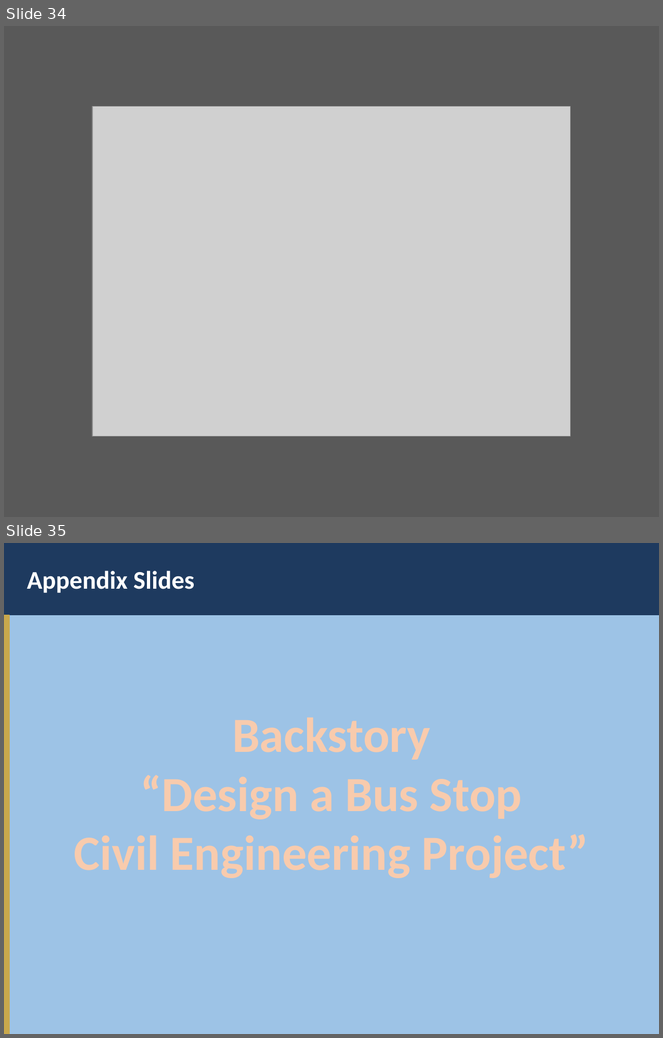
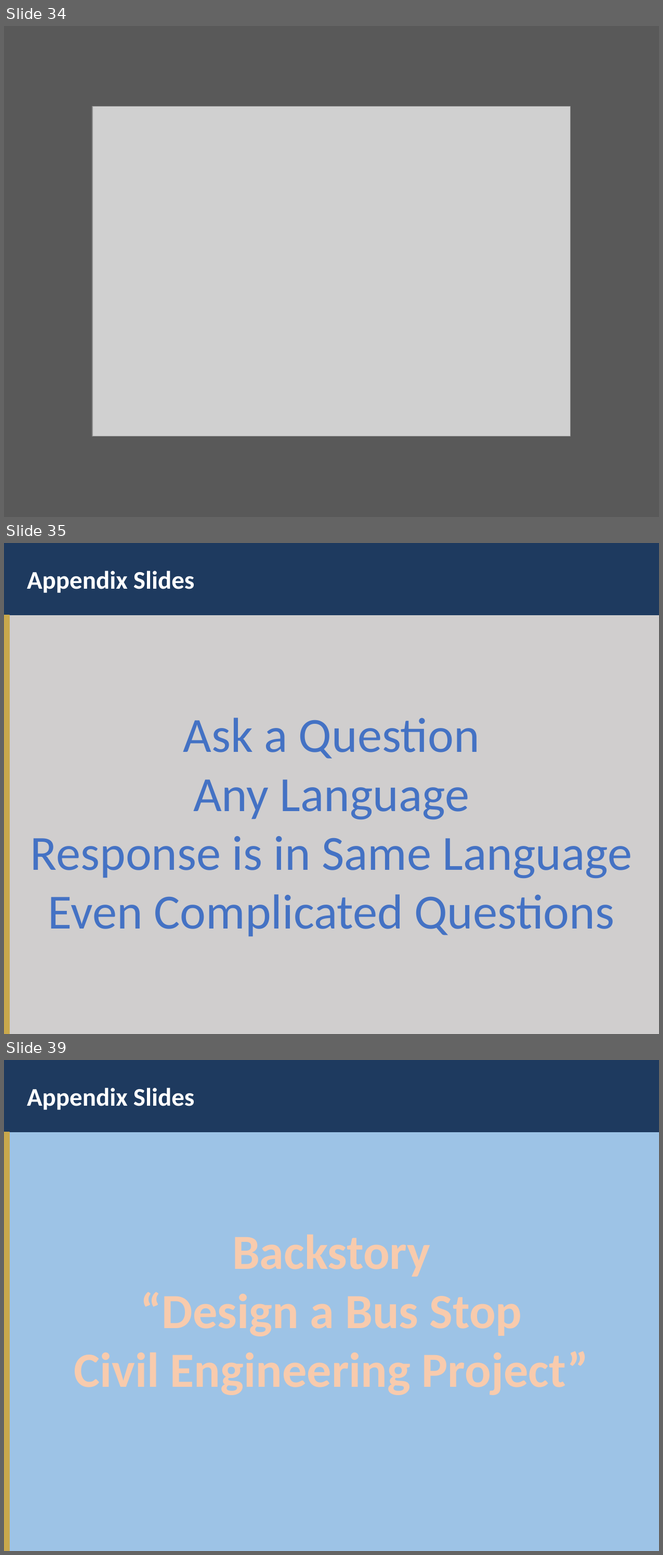
Before and after one commit to jweisenfeld/AI, a slide deck: pmc1/PMC-AI-Technical-Overview.pptx. Shown one above the other, each under a label of ours: slides 34 and 35 before the commit, slides 34, 35 and 39 after it; the slides between them are not shown. The pictures are 663x1038 and 663x1555 pixels, drawn with LibreOffice and Linux fonts; fonts in the diff are those of the drawing; grey boxes stand for pictures. Boxes give left, top, right and bottom in pixels: in the first picture for what was removed or moved away, otherwise in the second. Text is boxed around its words. In the diff, an @@ line names an element or a change of style, - is before the commit and + after.

```diff
--- a/pmc1/PMC-AI-Technical-Overview.pptx
+++ b/pmc1/PMC-AI-Technical-Overview.pptx
@@ slide 35 added at (4,543,659,1034), background #D0CECE @@
@@ rectangle added at (4,543,659,615), fill #1E3A5F, outline #1E3A5F 1 pt @@
@@ text added at (27,571,195,593), 28 pt, text #FFFFFF, bold @@
+Appendix Slides
@@ rectangle added at (4,615,9,1034), fill #C9A84C, outline #C9A84C 1 pt @@
@@ text added at (31,718,632,937), 54 pt, text #4472C4 @@
+Ask a Question
+Any Language
+Response is in Same Language
+Even Complicated Questions
@@ what was slide 35 is now slide 39 @@
```
Also in this commit, not shown: 6 slides changed, 3 other slides added, 4 other files.
